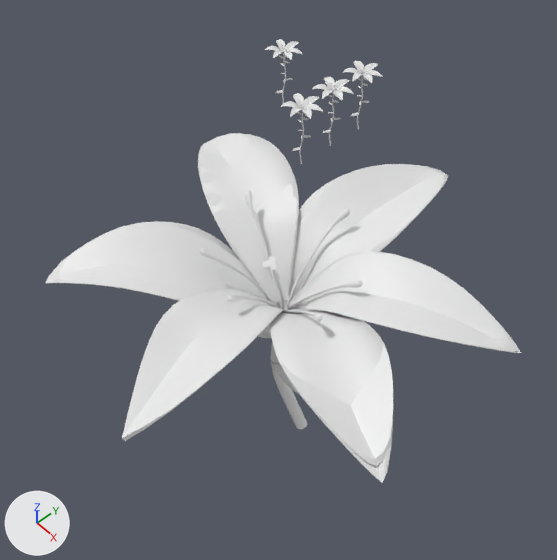
What one commit did to the Blender file Plants/Lillie.blend.
Before and after are seen from a camera (50 mm lens) standing at (7.05, -6.9, 7.38) and looking at (0.54, -1.0, -2.78). The lights are fixed; the arrows at lower left show +X, +Y and +Z. Objects named as collision shapes, trigger or cutter boxes, shadow casters or lower levels of detail are left out.

The scene before the commit, as lines of its bpy script (objects in view):
```python
me_petals_bottom = bpy.data.meshes.new('Petals Bottom')
me_petals_bottom.from_pydata(...)  # 816 vertices, 705 faces; spans x -0.07..0.065, y -0.067..0.067, z -0.202..0.034
me_petals_bottom.polygons.foreach_set('use_smooth', [True] * 705)
me_petals_bottom_008 = bpy.data.meshes.new('Petals Bottom.008')
me_petals_bottom_008.from_pydata(...)  # 15631 vertices, 15544 faces; spans x -0.328..0.307, y -0.304..0.317, z -0.998..0.165
me_petals_bottom_008.polygons.foreach_set('use_smooth', [True] * 15544)
me_petals_top_005 = bpy.data.meshes.new('Petals Top.005')
me_petals_top_005.from_pydata(...)  # 3658 vertices, 3610 faces; spans x -3.19..2.72, y -3.23..3.02, z -4.07..0.22
me_petals_top_005.polygons.foreach_set('use_smooth', [True] * 3610)
ob_lilly_lod0 = bpy.data.objects.new('Lilly_LOD0', me_petals_bottom_008)
ob_lilly_lod0.location = (-1.33, 0.84, 0.0)
ob_lilly_lod1_007 = bpy.data.objects.new('Lilly_LOD1.007', me_petals_bottom)
ob_lilly_lod1_007.location = (0.0, 0.0, 0.0)
ob_lilly_lod1_007.scale = (4.94, 4.94, 4.94)
_m = ob_lilly_lod1_007.modifiers.new('Subdivision', 'SUBSURF')
_m.levels = 2
_m = ob_lilly_lod1_007.modifiers.new('Solidify', 'SOLIDIFY')
_m.thickness = 0.001
ob_petals_top_001 = bpy.data.objects.new('Petals Top.001', me_petals_top_005)
ob_petals_top_001.location = (1.77, -1.94, -0.01)
ob_petals_top_001.rotation_euler = (0.0, 0.0, 1.436)  # degrees (0, 0, 82)
# also in view: 'Petals Top.004' at (1.89, -2.19, -1.94)
```
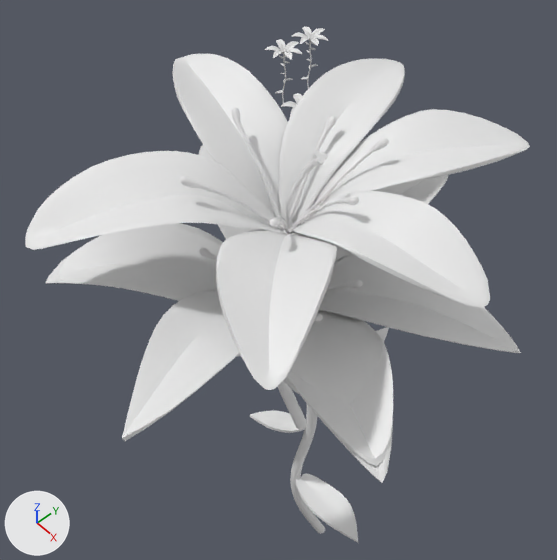
Location of each change, (x1, y1, x2, y2) in pixels of the pictures (557 x 560 px):
'Lilly_LOD0.001', added
    after: (25, 53, 530, 543)
'Lilly_LOD0', moved
    before: (265, 39, 302, 107)
    after: (292, 26, 328, 89)

Edits to the bpy script that builds the scene:
```text
Add me_petals_bottom_012:
    me_petals_bottom_012.from_pydata(...)  # 8841 vertices, 8773 faces; spans x -3.1..2.9, y -2.86..2.98, z -9.41..1.55
    me_petals_bottom_012.polygons.foreach_set('use_smooth', [True] * 8773)
Change ob_lilly_lod0:
    ob_lilly_lod0.location: (-1.33, 0.84, 0.0) -> (-1.33, 1.44, 0.0)
Add ob_lilly_lod0_001:
    ob_lilly_lod0_001 = bpy.data.objects.new('Lilly_LOD0.001', me_petals_bottom_012)
    ob_lilly_lod0_001.location = (1.77, -1.94, -0.01)
    ob_lilly_lod0_001.rotation_euler = (0.0, 0.0, 1.436)  # degrees (0, 0, 82)
```
